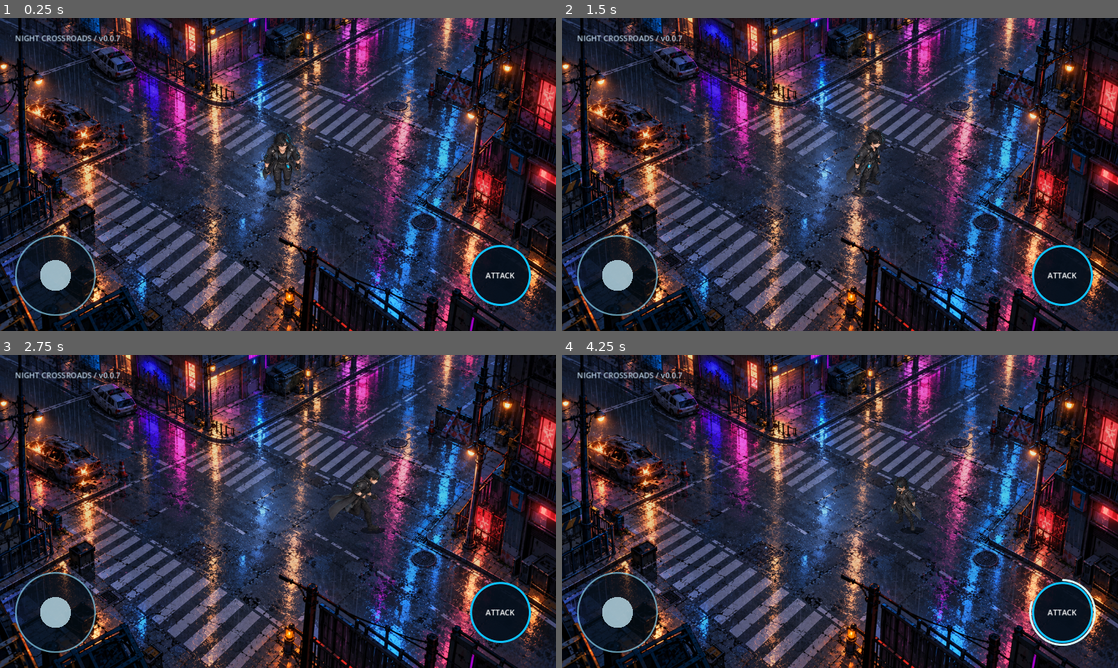
Above: before the commit, frames 1-4 (two rows, left to right).
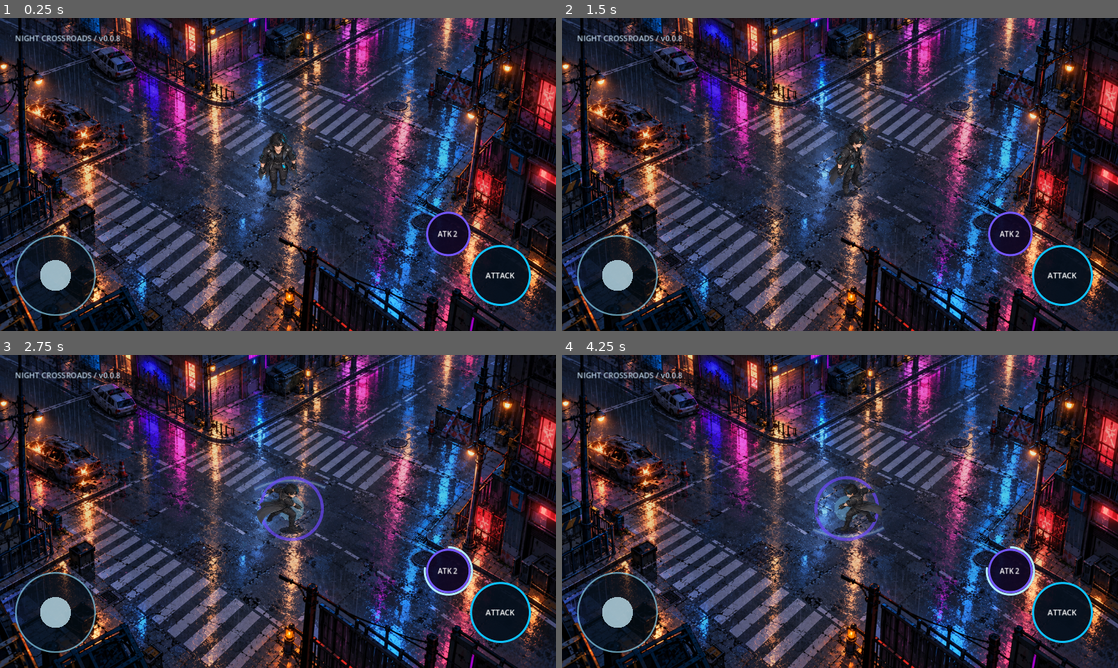
Above: after the commit, the same moments.

Repository: tomangamez-star/Godot-game-
Game: Godot game, scene res://main.tscn
The game is run twice, just before and just after one commit, with the same random seed, the same clock (stepped at 60 frames per second) and the same inputs.
Inputs (mouse positions are in pixels of both pictures, inside the frame that each line leads up to):
- Up to frame 1 (0.25 s): no input
- Up to frame 2 (1.5 s): tap Enter at 0.5 s; move the mouse to (962, 158) at 0.52 s; hold D 0.53-1.25 s; tap E at 0.6 s; click (962, 158) at 0.67 s; tap Space at 0.77 s; drag from (728, 190) to (812, 237) at 1.27 s
- Up to frame 3 (2.75 s): move the mouse to (333, 442) at 2.02 s; hold D from 2.03 s (still down); tap E at 2.1 s; click (333, 442) at 2.17 s
- Up to frame 4 (4.25 s): release D at 2.75 s; drag from (812, 574) to (673, 464) at 2.77 s; move the mouse to (1006, 558) at 3.52 s; hold A from 3.53 s (still down); tap E at 3.6 s; click (1006, 558) at 3.67 s; tap Space at 3.77 s

The runs differ from the first frame. In frame 1, 1.4% of the frame differs, in the area x 20-85%, y 5-77%; in frame 2, 1.9%; in frame 3, 2.6%, in the area x 20-86%, y 5-77%; in frame 4, 2.6%.

Commit message:
Add files via upload

Diff:
--- a/hud.gd
+++ b/hud.gd
@@ -7,6 +7,7 @@
 	var game = get_parent()
 	var joystick: Vector2 = game.joystick_center
 	var attack: Vector2 = game.attack_center
+	var attack2: Vector2 = game.attack2_center
 	draw_circle(joystick, 82, Color(0.02, 0.06, 0.10, 0.64))
 	draw_arc(joystick, 82, 0, TAU, 64, Color(0.54, 0.83, 0.94, 0.68), 2, true)
 	draw_circle(joystick + game.joystick_vector * 55, 32, Color(0.71, 0.84, 0.89, 0.84))
@@ -15,4 +16,9 @@
 	if game.state == "attack1":
 		draw_arc(attack, 67, -PI / 2, -PI / 2 + TAU * game.clock / game.ATTACK_DURATION, 48, Color("d9ffff"), 3, true)
 	draw_string(ThemeDB.fallback_font, attack + Vector2(-31, 6), "ATTACK", HORIZONTAL_ALIGNMENT_LEFT, -1, 16, Color.WHITE)
-	draw_string(ThemeDB.fallback_font, Vector2(31, 48), "NIGHT CROSSROADS / v0.0.7", HORIZONTAL_ALIGNMENT_LEFT, -1, 16, Color(0.82, 0.92, 1.0, 0.86))
+	draw_circle(attack2, 44, Color(0.055, 0.025, 0.13, 0.92))
+	draw_arc(attack2, 44, 0, TAU, 48, Color(0.45, 0.34, 1.0), 3, true)
+	if game.state == "attack2":
+		draw_arc(attack2, 49, -PI / 2, -PI / 2 + TAU * game.clock / game.ATTACK2_DURATION, 40, Color(0.70, 0.92, 1.0), 3, true)
+	draw_string(ThemeDB.fallback_font, attack2 + Vector2(-22, 6), "ATK 2", HORIZONTAL_ALIGNMENT_LEFT, -1, 15, Color.WHITE)
+	draw_string(ThemeDB.fallback_font, Vector2(31, 48), "NIGHT CROSSROADS / v0.0.8", HORIZONTAL_ALIGNMENT_LEFT, -1, 16, Color(0.82, 0.92, 1.0, 0.86))
--- a/main.gd
+++ b/main.gd
@@ -6,7 +6,11 @@
 const CHARACTER_SCALE := 0.55
 const ATTACK_DURATION := 0.58
 const ATTACK_ENDS := [0.09, 0.15, 0.20, 0.25, 0.31, 0.38, 0.46, 0.58]
-const IDLE_SEQUENCE := [0, 1, 2, 3, 4, 5, 6, 7, 6, 5, 4, 3, 2, 1]
+const ATTACK2_DURATION := 0.82
+const ATTACK2_ENDS := [0.07, 0.12, 0.18, 0.24, 0.31, 0.38, 0.45, 0.53, 0.59, 0.65, 0.71, 0.82]
+const ATTACK2_FRAMES := [0, 1, 2, 3, 4, 5, 6, 7, 3, 4, 6, 7]
+const IDLE_SIDE_SEQUENCE := [0, 1, 2, 3, 4, 5, 6, 7, 6, 5, 4, 3, 2, 1]
+const IDLE_VERTICAL_SEQUENCE := [0, 1, 2, 3, 2, 1]
 var WALKABLE := PackedVector2Array([
 	Vector2(48, 152), Vector2(220, 148), Vector2(292, 190),
 	Vector2(420, 157), Vector2(615, 103), Vector2(735, 71),
@@ -24,6 +28,7 @@
 
 var sheets: Dictionary = {}
 var anchors: Dictionary = {}
+var pose_anchors: Dictionary = {}
 var position_on_screen := Vector2(576, 365)
 var facing := "down"
 var state := "idle"
@@ -34,11 +39,13 @@
 var joystick_vector := Vector2.ZERO
 var joystick_center := Vector2(115, 533)
 var attack_center := Vector2(1037, 533)
+var attack2_center := Vector2(929, 447)
 var mouse_joystick := false
 var sprite := Sprite2D.new()
 var reflection := Sprite2D.new()
 var pose_material := ShaderMaterial.new()
 var attack_buffered := false
+var queued_attack := ""
 
 func _ready() -> void:
 	var environment := Node2D.new()
@@ -48,11 +55,23 @@
 	for action in ["idle", "run", "attack1"]:
 		sheets[action] = {}
 		anchors[action] = {}
+		pose_anchors[action] = {}
 		for direction in DIRECTIONS:
 			var folder: String = {"idle": "IDLE", "run": "RUN", "attack1": "ATTACK_1"}[action]
 			var texture: Texture2D = load("res://assets/%s/%s_%s.png" % [folder, action, direction])
 			sheets[action][direction] = texture
 			anchors[action][direction] = _measure_foot_anchors(texture)
+			pose_anchors[action][direction] = anchors[action][direction].duplicate()
+			if (action == "run" and direction in ["left", "right"]) or (action == "idle" and direction in ["up", "down"]):
+				for frame in range(8):
+					var stable_anchor: Vector2 = pose_anchors[action][direction][frame]
+					stable_anchor.x = _measure_torso_x(texture, frame)
+					pose_anchors[action][direction][frame] = stable_anchor
+	# Attack 2 deliberately reuses the clean character art. Its second strike,
+	# timing, lunge and layered energy are authored in code, keeping this patch tiny.
+	sheets["attack2"] = sheets["attack1"]
+	anchors["attack2"] = anchors["attack1"]
+	pose_anchors["attack2"] = pose_anchors["attack1"]
 	pose_material.shader = load("res://character.gdshader")
 	sprite.material = pose_material
 	sprite.hframes = 8
@@ -100,12 +119,37 @@
 		result.append(Vector2(total_x / maxf(samples, 1), bottom))
 	return result
 
+func _measure_torso_x(texture: Texture2D, frame: int) -> float:
+	var image := texture.get_image()
+	if image.is_compressed():
+		image.decompress()
+	var total_x := 0.0
+	var samples := 0
+	# Head/torso only: legs alternate widely during side runs and must never
+	# control horizontal placement.
+	for y in range(42, 166):
+		for x in range(36, 220):
+			if image.get_pixel(frame * 256 + x, y).a > 0.62:
+				total_x += x
+				samples += 1
+	return total_x / maxf(samples, 1)
+
+func _pose_anchor(action: String, direction: String, frame: int) -> Vector2:
+	return pose_anchors[action][direction][frame]
+
 func _attack() -> void:
-	if state != "attack1":
+	if not state.begins_with("attack"):
 		state = "attack1"
 		clock = 0.0
-	elif clock > ATTACK_DURATION - 0.16:
+	elif state == "attack1" and clock > ATTACK_DURATION - 0.16:
 		attack_buffered = true
+
+func _attack2() -> void:
+	if not state.begins_with("attack"):
+		state = "attack2"
+		clock = 0.0
+	elif clock > 0.38:
+		queued_attack = "attack2"
 
 func _update_joystick(point: Vector2) -> void:
 	var raw := ((point - joystick_center) / 70.0).limit_length(1.0)
@@ -117,6 +161,7 @@
 		joystick_id = -1
 		mouse_joystick = false
 		attack_buffered = false
+		queued_attack = ""
 
 func _input(event: InputEvent) -> void:
 	if event is InputEventScreenTouch:
@@ -126,6 +171,8 @@
 				_update_joystick(event.position)
 			elif event.position.distance_to(attack_center) < 70:
 				_attack()
+			elif event.position.distance_to(attack2_center) < 55:
+				_attack2()
 		elif event.index == joystick_id:
 			joystick_id = -1
 			joystick_vector = Vector2.ZERO
@@ -138,6 +185,8 @@
 				_update_joystick(event.position)
 			elif event.position.distance_to(attack_center) < 70:
 				_attack()
+			elif event.position.distance_to(attack2_center) < 55:
+				_attack2()
 		else:
 			mouse_joystick = false
 			if joystick_id == -1:
@@ -146,6 +195,8 @@
 		_update_joystick(event.position)
 	elif event is InputEventKey and event.pressed and not event.echo and event.keycode == KEY_SPACE:
 		_attack()
+	elif event is InputEventKey and event.pressed and not event.echo and event.keycode == KEY_E:
+		_attack2()
 
 func _can_stand(point: Vector2) -> bool:
 	if not Geometry2D.is_point_in_polygon(point, WALKABLE):
@@ -171,11 +222,15 @@
 	var keyboard := Vector2(float(Input.is_physical_key_pressed(KEY_D) or Input.is_physical_key_pressed(KEY_RIGHT)) - floa …(258 unchanged characters)…
 	if keyboard.length() > 0:
 		movement = keyboard.normalized()
-	if state == "attack1":
-		if clock >= ATTACK_DURATION:
+	if state.begins_with("attack"):
+		var duration := ATTACK2_DURATION if state == "attack2" else ATTACK_DURATION
+		if clock >= duration:
 			state = "idle"
 			clock = 0.0
-			if attack_buffered:
+			if queued_attack == "attack2":
+				queued_attack = ""
+				_attack2()
+			elif attack_buffered:
 				attack_buffered = false
 				_attack()
 	else:
@@ -207,12 +262,21 @@
 	if state == "run":
 		frame = int(run_phase) % 8
 	elif state == "idle":
-		frame = IDLE_SEQUENCE[int(idle_clock * 5.5) % IDLE_SEQUENCE.size()]
+		var idle_sequence: Array = IDLE_VERTICAL_SEQUENCE if facing in ["up", "down"] else IDLE_SIDE_SEQUENCE
+		frame = idle_sequence[int(idle_clock * 5.0) % idle_sequence.size()]
+	elif state == "attack2":
+		var step := 0
+		while step < ATTACK2_ENDS.size() - 1 and clock >= ATTACK2_ENDS[step]:
+			step += 1
+		frame = ATTACK2_FRAMES[step]
 	else:
 		while frame < 7 and clock >= ATTACK_ENDS[frame]:
 			frame += 1
-	var anchor: Vector2 = anchors[state][facing][frame]
+	var anchor: Vector2 = _pose_anchor(state, facing, frame)
 	var placement := position_on_screen - (anchor - Vector2(128, 128)) * CHARACTER_SCALE
+	if state == "attack2":
+		var direction_vector: Vector2 = {"right": Vector2.RIGHT, "down": Vector2.DOWN, "left": Vector2.LEFT, "up": Vector2.UP}[facing]
+		placement += direction_vector * sin(clampf(clock / ATTACK2_DURATION, 0.0, 1.0) * PI) * 8.0
 	sprite.texture = sheets[state][facing]
 	sprite.frame = frame
 	sprite.position = placement
@@ -220,7 +284,7 @@
 	reflection.texture = sprite.texture
 	reflection.frame = frame
 	reflection.position = Vector2(placement.x, position_on_screen.y + (anchor.y - 128.0) * 0.16 + 3)
-	pose_material.set_shader_parameter("attack_pose", state == "attack1")
+	pose_material.set_shader_parameter("attack_pose", state.begins_with("attack"))
 	pose_material.set_shader_parameter("breath", 0.0)
 
 func _draw() -> void:
@@ -230,6 +294,8 @@
 	draw_set_transform(Vector2.ZERO)
 	if state == "attack1":
 		_draw_slash()
+	elif state == "attack2":
+		_draw_attack2()
 
 func _draw_slash() -> void:
 	var progress := clampf((clock - 0.09) / 0.33, 0.0, 1.0)
@@ -246,3 +312,27 @@
 	draw_polyline(points, Color(0.03, 0.8, 1.0, 0.12 * strength), 18, true)
 	draw_polyline(points, Color(0.08, 0.82, 1.0, 0.48 * strength), 8, true)
 	draw_polyline(points, Color(0.78, 0.99, 1.0, 0.95 * strength), 3, true)
+
+func _draw_attack2() -> void:
+	var progress := clampf(clock / ATTACK2_DURATION, 0.0, 1.0)
+	var direction_angle: float = {"right": 0.0, "down": PI / 2.0, "left": PI, "up": -PI / 2.0}[facing]
+	var center := position_on_screen - Vector2(0, 47)
+	# Two opposing crescents form a fast cross-cut, then collapse into a flash.
+	for cut_index in range(2):
+		var local := clampf((progress - float(cut_index) * 0.26) / 0.56, 0.0, 1.0)
+		if local <= 0.0 or local >= 1.0:
+			continue
+		var points := PackedVector2Array()
+		var sweep_sign := 1.0 if cut_index == 0 else -1.0
+		var tip := direction_angle + sweep_sign * (-2.0 + local * 4.8)
+		for i in range(29):
+			var angle := tip - sweep_sign * float(28 - i) / 28.0 * 1.55
+			points.append(center + Vector2(cos(angle) * 104, sin(angle) * 58))
+		var strength := sin(local * PI)
+		draw_polyline(points, Color(0.28, 0.05, 0.75, 0.20 * strength), 21, true)
+		draw_polyline(points, Color(0.23, 0.56, 1.0, 0.68 * strength), 9, true)
+		draw_polyline(points, Color(0.88, 0.98, 1.0, strength), 3, true)
+	if progress > 0.57 and progress < 0.88:
+		var burst := sin(inverse_lerp(0.57, 0.88, progress) * PI)
+		draw_circle(center, 9 + burst * 19, Color(0.55, 0.90, 1.0, 0.34 * burst))
+		draw_arc(center, 25 + burst * 44, 0, TAU, 48, Color(0.43, 0.28, 1.0, 0.76 * burst), 5, true)
Not shown, changed: export_presets.cfg
Not shown, changed: PATCH-NOTES.md
Not shown, changed: README.md
